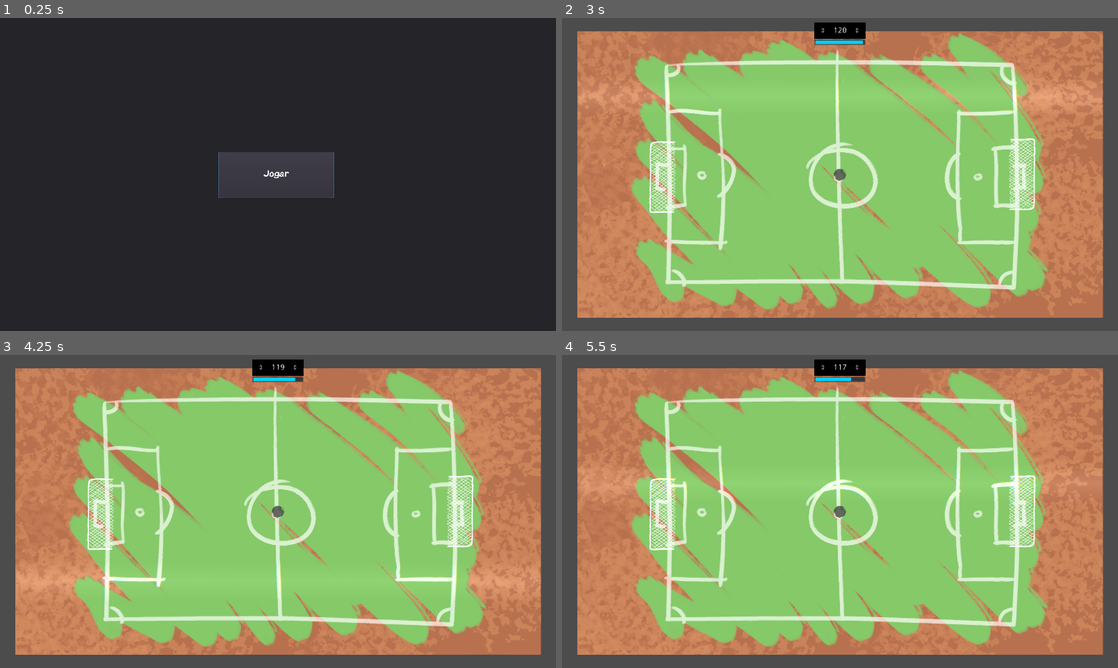
Above: before the commit, frames 1-4 (two rows, left to right).
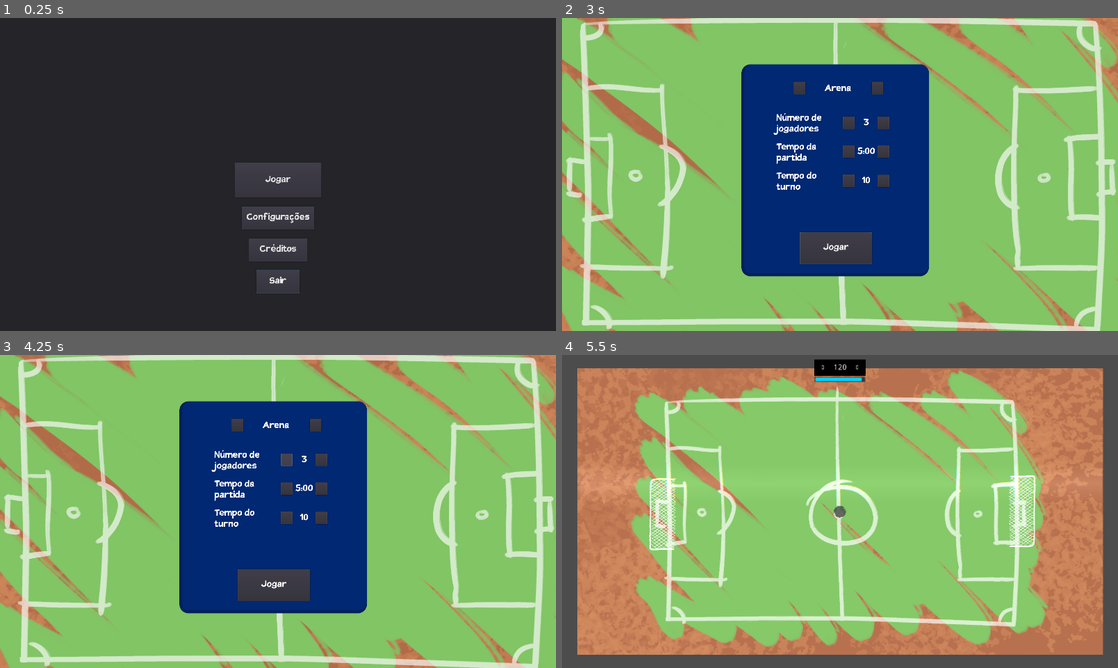
Above: after the commit, the same moments.

Repository: wendeljeske20/CapSoccer
Game: Godot game, scene res://Scenes/Menu.tscn
Same seed, same stepped clock (60 frames per second), same inputs: the game is played once before the commit and once after it. This scene is started directly instead of the project's main scene.
Inputs (mouse positions are in pixels of both pictures, inside the frame that each line leads up to):
- Up to frame 1 (0.25 s): no input
- Up to frame 2 (3 s): click (840, 218) at 0.5 s, where only the run after the commit has a clickable "Configurações"; click (623, 290) at 1.25 s, where only the run after the commit has a clickable "Voltar"; click (840, 249) at 2 s, where only the run after the commit has a clickable "Créditos"; click "Jogar" at 2.75 s
- Up to frame 3 (4.25 s): click (289, 458) at 3.52 s
- Up to frame 4 (5.5 s): click (884, 458) at 4.27 s; click (834, 586) at 5 s, where only the run after the commit has a clickable "Jogar"

The runs differ from the first frame. In frame 1, 2.6% of the frame differs, in the area x 39-61%, y 42-88%; in frame 2, 77%, in the area x 0-100%, y 0-100%; in frame 3, 77%; in frame 4, less than 0.1%.
Error in both runs: Attempt to call function 'add_child' in base 'null instance' on a null instance. (res://Scripts/Player.gd:34)

Commit message:
Added transition between screens.

Diff:
--- a/Scenes/ArenaSelect.tscn
+++ b/Scenes/ArenaSelect.tscn
@@ -1,8 +1,9 @@
-[gd_scene load_steps=5 format=2]
+[gd_scene load_steps=6 format=2]
 
-[ext_resource path="res://Sprites/mesa_1.png" type="Texture" id=1]
-[ext_resource path="res://default_theme.tres" type="Theme" id=2]
-[ext_resource path="res://Fonts/dynamicFont.tres" type="DynamicFont" id=3]
+[ext_resource path="res://Scripts/ArenaSelect.gd" type="Script" id=1]
+[ext_resource path="res://Sprites/mesa_1.png" type="Texture" id=2]
+[ext_resource path="res://default_theme.tres" type="Theme" id=3]
+[ext_resource path="res://Fonts/dynamicFont.tres" type="DynamicFont" id=4]
 
 [sub_resource type="Theme" id=1]
 
@@ -12,11 +13,12 @@
 margin_right = 2083.77
 margin_bottom = 1236.16
 theme = SubResource( 1 )
+script = ExtResource( 1 )
 
 [node name="mesa_1" type="Sprite" parent="."]
 position = Vector2( 794.226, 381.837 )
 scale = Vector2( 0.7, 0.63 )
-texture = ExtResource( 1 )
+texture = ExtResource( 2 )
 
 [node name="Panel" type="Panel" parent="."]
 self_modulate = Color( 0.00784314, 0.160784, 0.45098, 1 )
@@ -24,9 +26,9 @@
 margin_top = 2.0
 margin_right = 1101.23
 margin_bottom = 733.0
-theme = ExtResource( 2 )
+theme = ExtResource( 3 )
 
-[node name="StartButton" type="Button" parent="Panel"]
+[node name="PlayButton" type="Button" parent="Panel"]
 anchor_left = 0.5
 anchor_top = 0.5
 anchor_right = 0.5
@@ -55,54 +57,54 @@
 margin_top = 60.1584
 margin_right = 220.0
 margin_bottom = 103.158
-theme = ExtResource( 2 )
+theme = ExtResource( 3 )
 
 [node name="ArenaRightButton" type="Button" parent="Panel"]
 margin_left = 450.0
 margin_top = 60.1584
 margin_right = 490.0
 margin_bottom = 103.158
-theme = ExtResource( 2 )
+theme = ExtResource( 3 )
 
-[node name="PlayersNumberLabel" type="Label" parent="Panel"]
+[node name="PlayersAmountLabel" type="Label" parent="Panel"]
 margin_left = 120.0
 margin_top = 169.837
 margin_right = 345.0
 margin_bottom = 242.837
-custom_fonts/font = ExtResource( 3 )
+custom_fonts/font = ExtResource( 4 )
 text = "Número de
 jogadores"
 
-[node name="PlayersNumber" type="Label" parent="Panel"]
+[node name="PlayersAmount" type="Label" parent="Panel"]
 margin_left = 400.539
 margin_top = 179.516
 margin_right = 459.539
 margin_bottom = 219.516
-theme = ExtResource( 2 )
+theme = ExtResource( 3 )
 text = "3"
 align = 1
 valign = 2
 
-[node name="PlayersNumberLeftButton" type="Button" parent="Panel"]
+[node name="PlayersAmountLeftButton" type="Button" parent="Panel"]
 margin_left = 350.461
 margin_top = 179.516
 margin_right = 390.461
 margin_bottom = 222.516
-theme = ExtResource( 2 )
+theme = ExtResource( 3 )
 
-[node name="PlayersNumberRightButton" type="Button" parent="Panel"]
+[node name="PlayersAmountRightButton" type="Button" parent="Panel"]
 margin_left = 470.0
 margin_top = 179.837
 margin_right = 510.0
 margin_bottom = 222.837
-theme = ExtResource( 2 )
+theme = ExtResource( 3 )
 
 [node name="MatchTimeLabel" type="Label" parent="Panel"]
 margin_left = 120.0
 margin_top = 269.837
 margin_right = 345.0
 margin_bottom = 342.837
-custom_fonts/font = ExtResource( 3 )
+custom_fonts/font = ExtResource( 4 )
 text = "Tempo da
 partida"
 
--- /dev/null
+++ b/Scenes/Configurations.gd
@@ -0,0 +1,10 @@
+extends Panel
+
+onready var backButton = get_node("BackButton")
+
+func _ready():
+	backButton.connect("pressed",self,"Back")
+	backButton.grab_focus()
+
+func Back():
+	get_tree().change_scene("Scenes/Menu.tscn")
--- /dev/null
+++ b/Scenes/Configurations.tscn
@@ -0,0 +1,22 @@
+[gd_scene load_steps=3 format=2]
+
+[ext_resource path="res://Scenes/Configurations.gd" type="Script" id=1]
+[ext_resource path="res://Fonts/dynamicFont.tres" type="DynamicFont" id=2]
+
+[node name="Configurations" type="Panel"]
+margin_right = 1920.0
+margin_bottom = 1080.0
+script = ExtResource( 1 )
+
+[node name="BackButton" type="Button" parent="."]
+anchor_left = 0.5
+anchor_top = 0.5
+anchor_right = 0.5
+anchor_bottom = 0.5
+margin_left = -892.434
+margin_top = 337.655
+margin_right = -592.434
+margin_bottom = 457.655
+rect_pivot_offset = Vector2( 0.5, 0.5 )
+custom_fonts/font = ExtResource( 2 )
+text = "Voltar"
--- a/Scenes/Menu.tscn
+++ b/Scenes/Menu.tscn
@@ -13,10 +13,49 @@
 anchor_top = 0.5
 anchor_right = 0.5
 anchor_bottom = 0.5
-margin_left = -206.03
-margin_top = -78.4927
-margin_right = 193.97
-margin_bottom = 81.5073
+margin_left = -150.0
+margin_top = -40.0
+margin_right = 150.0
+margin_bottom = 80.0
 rect_pivot_offset = Vector2( 0.5, 0.5 )
 custom_fonts/font = ExtResource( 2 )
 text = "Jogar"
+
+[node name="ConfigurationsButton" type="Button" parent="."]
+anchor_left = 0.5
+anchor_top = 0.5
+anchor_right = 0.5
+anchor_bottom = 0.5
+margin_left = -125.0
+margin_top = 110.0
+margin_right = 125.0
+margin_bottom = 190.0
+rect_pivot_offset = Vector2( 0.5, 0.5 )
+custom_fonts/font = ExtResource( 2 )
+text = "Configurações"
+
+[node name="CreditsButton" type="Button" parent="."]
+anchor_left = 0.5
+anchor_top = 0.5
+anchor_right = 0.5
+anchor_bottom = 0.5
+margin_left = -100.0
+margin_top = 220.0
+margin_right = 100.0
+margin_bottom = 300.0
+rect_pivot_offset = Vector2( 0.5, 0.5 )
+custom_fonts/font = ExtResource( 2 )
+text = "Créditos"
+
+[node name="QuitButton" type="Button" parent="."]
+anchor_left = 0.5
+anchor_top = 0.5
+anchor_right = 0.5
+anchor_bottom = 0.5
+margin_left = -75.0
+margin_top = 330.0
+margin_right = 75.0
+margin_bottom = 410.0
+rect_pivot_offset = Vector2( 0.5, 0.5 )
+custom_fonts/font = ExtResource( 2 )
+text = "Sair"
--- a/Scenes/Pause.tscn
+++ b/Scenes/Pause.tscn
@@ -35,7 +35,7 @@
 margin_bottom = 252.233
 ticks_on_borders = true
 
-[node name="ArenaSelectionButton" type="Button" parent="."]
+[node name="ArenaSelectButton" type="Button" parent="."]
 margin_left = 45.0
 margin_top = 267.257
 margin_right = 335.0
--- /dev/null
+++ b/Scripts/ArenaSelect.gd
@@ -0,0 +1,18 @@
+extends Panel
+
+#onready var matchParameters = get_node(
+onready var playButton = get_node("Panel/PlayButton")
+onready var playerAmountLeftButton = get_node("Panel/PlayerAmountLeftButton")
+onready var playerAmountRightButton = get_node("Panel/PlayerAmountRightButton")
+onready var matchTimeLeftButton = get_node("Panel/MatchTimeLeftButton")
+onready var matchTimeRightButton = get_node("Panel/MatchTimeRightButton")
+onready var turnTimeLeftButton = get_node("Panel/TurnTimeLeftButton")
+onready var turnTimeRightButton = get_node("Panel/TurnTimeRightButton")
+
+
+func _ready():
+	playButton.connect("pressed",self,"Play")
+	playButton.grab_focus()
+
+func Play():
+	get_tree().change_scene("Scenes/Match.tscn")
--- a/Scripts/Menu.gd
+++ b/Scripts/Menu.gd
@@ -1,10 +1,29 @@
 extends Panel
 
 onready var startButton = get_node("StartButton")
+onready var configurationsButton = get_node("ConfigurationsButton")
+#onready var creditsButton = get_node("CreditsButton")
+
+onready var quitButton = get_node("QuitButton")
 
 func _ready():
-	startButton.connect("pressed",self,"Teste")
+	startButton.connect("pressed",self,"Play")
 	startButton.grab_focus()
+	configurationsButton.connect("pressed",self,"Configurations")
+	configurationsButton.grab_focus()
+	#creditsButton.connect("pressed",self,"Credits")
+	#creditsButton.grab_focus()
+	quitButton.connect("pressed",self,"Quit")
+	quitButton.grab_focus()
 
-func Teste():
-	get_tree().change_scene("Scenes/Match.tscn")
+func Play():
+	get_tree().change_scene("Scenes/ArenaSelect.tscn")
+
+func Configurations():
+	get_tree().change_scene("Scenes/Configurations.tscn")
+
+func Credits():
+	get_tree().change_scene("Scenes/Credits.tscn")
+
+func Quit():
+	get_tree().quit()
--- a/Scripts/Pause.gd
+++ b/Scripts/Pause.gd
@@ -2,10 +2,12 @@
 
 onready var matchManager = get_node("../MatchManager")
 onready var resumeButton = get_node("ResumeButton")
+onready var arenaSelectButton = get_node("ArenaSelectButton")
 onready var quitButton = get_node("QuitButton")
 
 func _ready():
 	quitButton.connect("pressed",self,"Quit")
+	arenaSelectButton.connect("pressed",self,"ArenaSelect")
 	resumeButton.connect("pressed",self,"Resume")
 
 func Resume():
@@ -16,6 +18,11 @@
 	show()
 	resumeButton.grab_focus()
 	matchManager.PauseMatch(true)
+
+func ArenaSelect():
+	matchManager.PauseMatch(false) # precisa despausar para não bugar
+	get_tree().change_scene("Scenes/ArenaSelect.tscn")
+
 
 func Quit():
 	Resume()
Not shown: 6 places in Scenes/ArenaSelect.tscn that only renumber resources
Not shown: 2 places in Scenes/OverlayShader.tscn that only renumber resources
